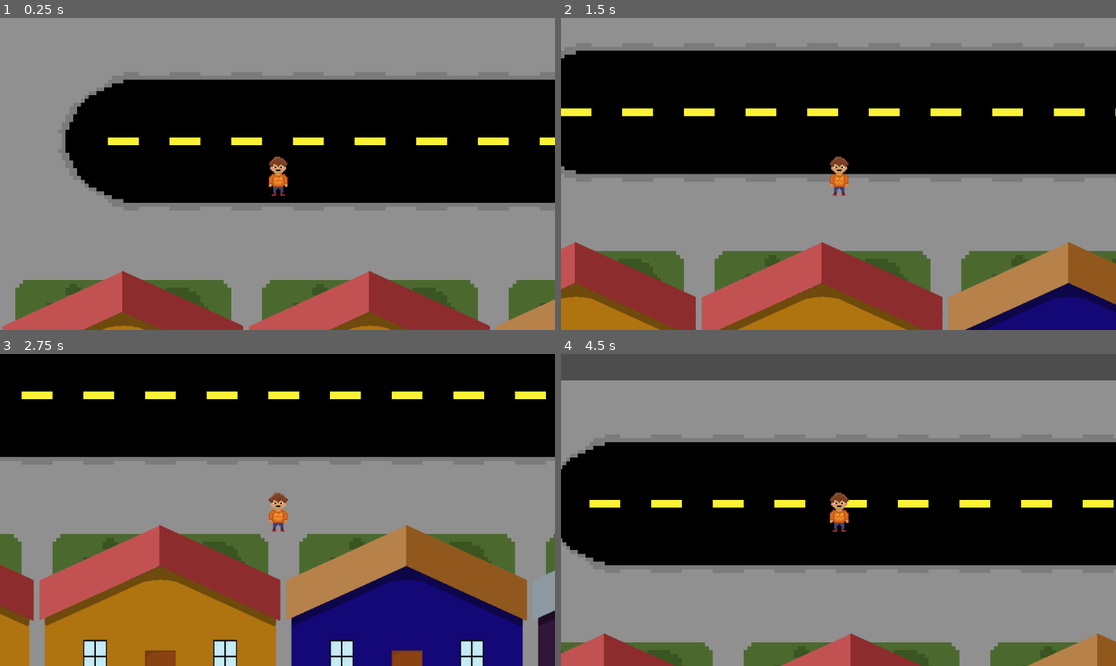
Above: before the commit, frames 1-4 (two rows, left to right).
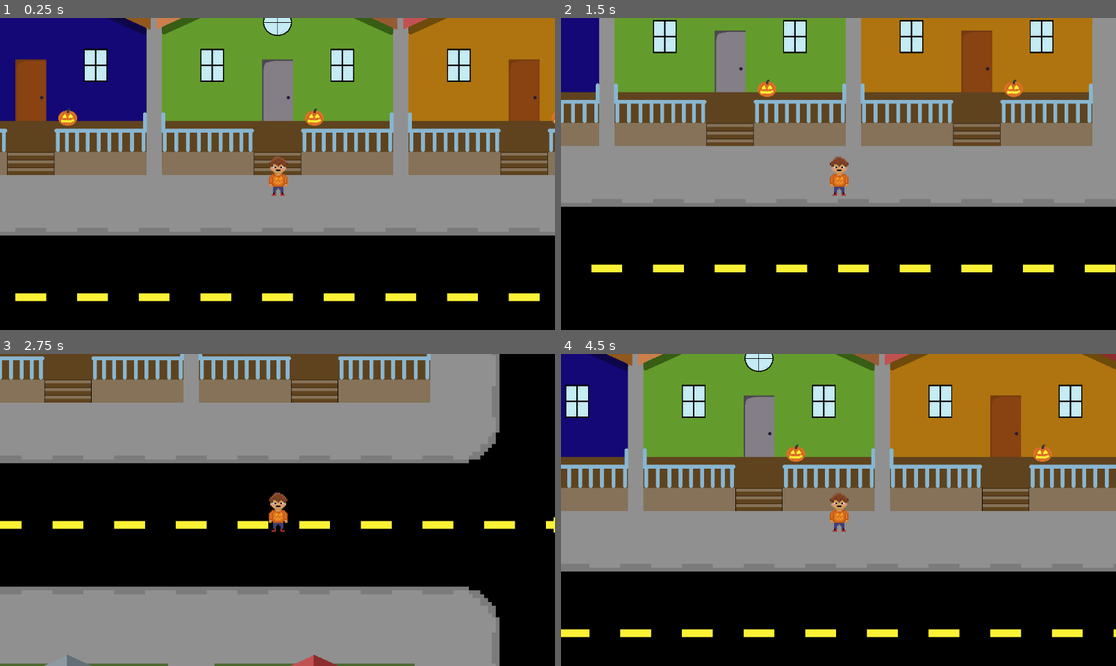
Above: after the commit, the same moments.

Repository: DepressoExpressoBoi/godot-wild-jam-masks
Game: Godot game, scene res://scenes/trick_or_treating.tscn
Same seed, same stepped clock (60 frames per second), same inputs: the game is played once before the commit and once after it.
Inputs:
- Up to frame 1 (0.25 s): no input
- Up to frame 2 (1.5 s): tap Enter at 0.5 s; hold Right (ui_right) 0.53-1.28 s; hold Down (ui_down) from 1.28 s (still down)
- Up to frame 3 (2.75 s): release Down (ui_down) at 2.03 s; hold Right (ui_right) from 2.03 s (still down)
- Up to frame 4 (4.5 s): release Right (ui_right) at 2.78 s; hold Up (ui_up) 2.78-3.53 s; hold Left (ui_left) from 3.53 s (still down)

The runs differ from the first frame. In frame 1, 86% of the frame differs, in the area x 0-100%, y 0-100%; in frame 2, 88%; in frame 3, 94%; in frame 4, 96%.

Commit message:
Making rileys house and licorice baddie killing you

Diff:
--- a/scenes/licorice_baddie.gd
+++ /dev/null
@@ -1,15 +0,0 @@
-extends CharacterBody2D
-
-@onready var player = get_node("/root/Trick-Or-Treating/Player")
-
-const speed = 150
-
-
-func _physics_process(_delta):
-	var direction = player.position - position
-
-	direction = direction.normalized()
-
-	velocity = direction * speed
-
-	move_and_slide()
--- a/scenes/licorice_baddie.tscn
+++ b/scenes/licorice_baddie.tscn
@@ -1,11 +1,14 @@
-[gd_scene load_steps=4 format=3 uid="uid://dhvgtrkb5bpxg"]
+[gd_scene load_steps=5 format=3 uid="uid://dhvgtrkb5bpxg"]
 
-[ext_resource type="Script" uid="uid://cyog0u6co6yhw" path="res://scenes/licorice_baddie.gd" id="1_045hx"]
+[ext_resource type="Script" uid="uid://cyog0u6co6yhw" path="res://scripts/licorice_baddie.gd" id="1_045hx"]
 [ext_resource type="Texture2D" uid="uid://d2jn6g2jmcp2t" path="res://assets/licorice-baddie.png" id="1_miujr"]
 
 [sub_resource type="CapsuleShape2D" id="CapsuleShape2D_045hx"]
 radius = 53.900635
 height = 192.09395
+
+[sub_resource type="CircleShape2D" id="CircleShape2D_045hx"]
+radius = 179.44637
 
 [node name="Licorice-Baddie" type="CharacterBody2D"]
 script = ExtResource("1_045hx")
@@ -17,3 +20,13 @@
 
 [node name="CollisionShape2D" type="CollisionShape2D" parent="."]
 shape = SubResource("CapsuleShape2D_045hx")
+
+[node name="Area2D" type="Area2D" parent="."]
+collision_layer = 2
+collision_mask = 2
+
+[node name="CollisionShape2D" type="CollisionShape2D" parent="Area2D"]
+position = Vector2(-3, 19)
+shape = SubResource("CircleShape2D_045hx")
+
+[connection signal="body_entered" from="Area2D" to="." method="_on_area_2d_body_entered"]
--- a/scenes/trick_or_treating.tscn
+++ b/scenes/trick_or_treating.tscn
@@ -3705,6 +3705,9 @@
 1:1/0 = 0
 1:1/0/physics_layer_0/polygon_0/points = PackedVector2Array(-239, -51, -238.85175, 256, -50.849304, 256, -51.78232, 144 …(209 unchanged characters)…
 1:1/0/physics_layer_1/polygon_0/points = PackedVector2Array(-50.89171, 208.57887, -49.916275, 143.21773, 48.57843, 143.80762, 49.735077, 208.19333)
+0:2/0 = 0
+0:2/0/physics_layer_0/polygon_0/points = PackedVector2Array(-238.84299, -135.12396, -240.49585, 205.37189, -50.413208, 209.50412, -52.892548, 145.04132, 47.10742, 143.38843, 49.586792, 207.02478, 238.84296, 205.37189, 230.57849, -138.42975, -1.6528931, -243.38843)
+0:2/0/physics_layer_1/polygon_0/points = PackedVector2Array(-50, 204, -48, 143, 48, 144, 48, 207)
 
 [sub_resource type="TileSet" id="TileSet_edevf"]
 tile_size = Vector2i(512, 512)
--- /dev/null
+++ b/scripts/licorice_baddie.gd
@@ -0,0 +1,22 @@
+extends CharacterBody2D
+
+@onready var player = get_node("/root/Trick-Or-Treating/Player")
+
+const speed = 150
+
+
+func _physics_process(_delta):
+	if player != null:
+		var direction = player.position - position
+
+		direction = direction.normalized()
+
+		velocity = direction * speed
+
+		move_and_slide()
+
+
+func _on_area_2d_body_entered(body: Node2D) -> void:
+	if body.name == "Player":
+		body.die()
+		print("hitting player")
--- a/scripts/player.gd
+++ b/scripts/player.gd
@@ -18,6 +18,8 @@
 
 	move_and_slide()
 
+func die():
+	queue_free()
 
 func _on_area_2d_body_entered(body: Node2D):
 	if body.is_in_group("houses"):
--- a/scripts/street_generation.gd
+++ b/scripts/street_generation.gd
@@ -30,12 +30,16 @@
 
 @onready var map = $"."
 @onready var house_map = $"../Houses"
+@onready var player = $"../Player"
 
 func _ready():
 	randomize()
 	make_maze()
 	erase_walls()
 	place_houses()
+	var rileys_house = place_rileys_house()
+
+	player.position = rileys_house
 
 
 func place_houses():
@@ -43,6 +47,19 @@
 		for y in range(height):
 			if tile_indices[map.get_cell_atlas_coords(Vector2i(x, y))] == 15:
 				house_map.set_cell(Vector2i(x, y), 0, house_coords[randi_range(1, 4)])
+
+
+func place_rileys_house():
+	for x in range(8, width - 1):
+		for y in range(8, height - 1):
+
+			if house_map.get_cell_atlas_coords(Vector2i(x, y)) != Vector2i(-1, -1) and tile_indices[map.get_cell_atlas_coords(Vector2i(x, y + 1))] == 5:
+				house_map.set_cell(Vector2i(x, y), 0, Vector2i(0, 2))
+
+				return map.to_global(Vector2i(x, y + 1)) * Vector2(68, 64)
+
+	return "bad"
+
 
 
 func erase_walls():
Binary file changed: assets/house-tilesheet.png
Binary file added: assets/new_house-tilesheet.ase
Renamed: scenes/licorice_baddie.gd.uid -> scripts/licorice_baddie.gd.uid
